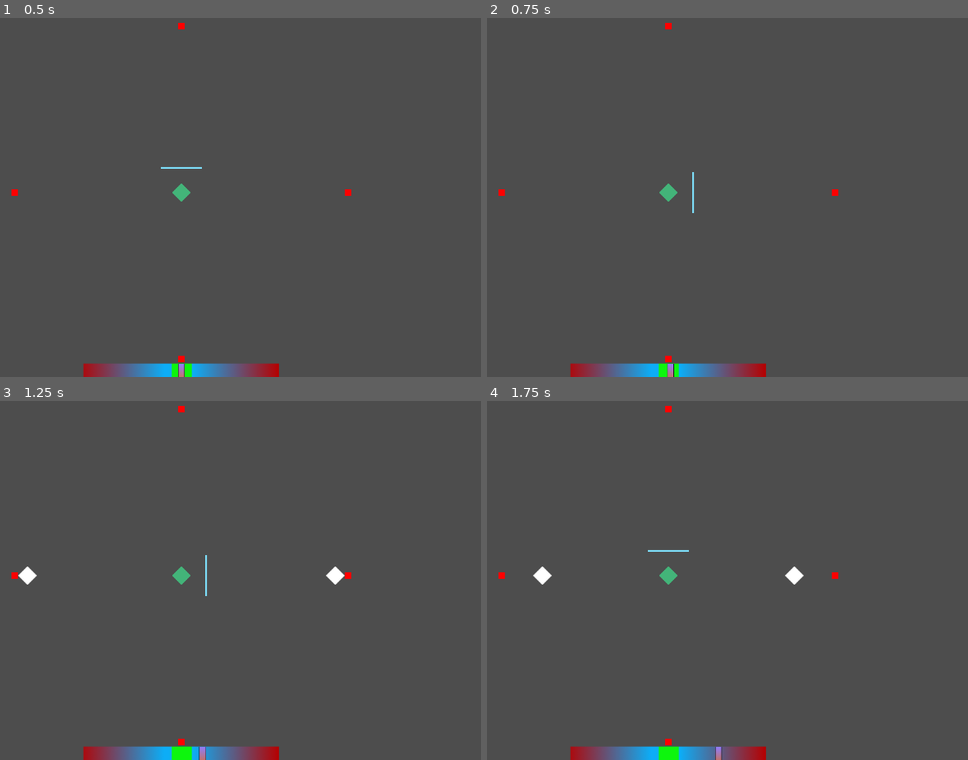
Above: before the commit, frames 1-4 (two rows, left to right).
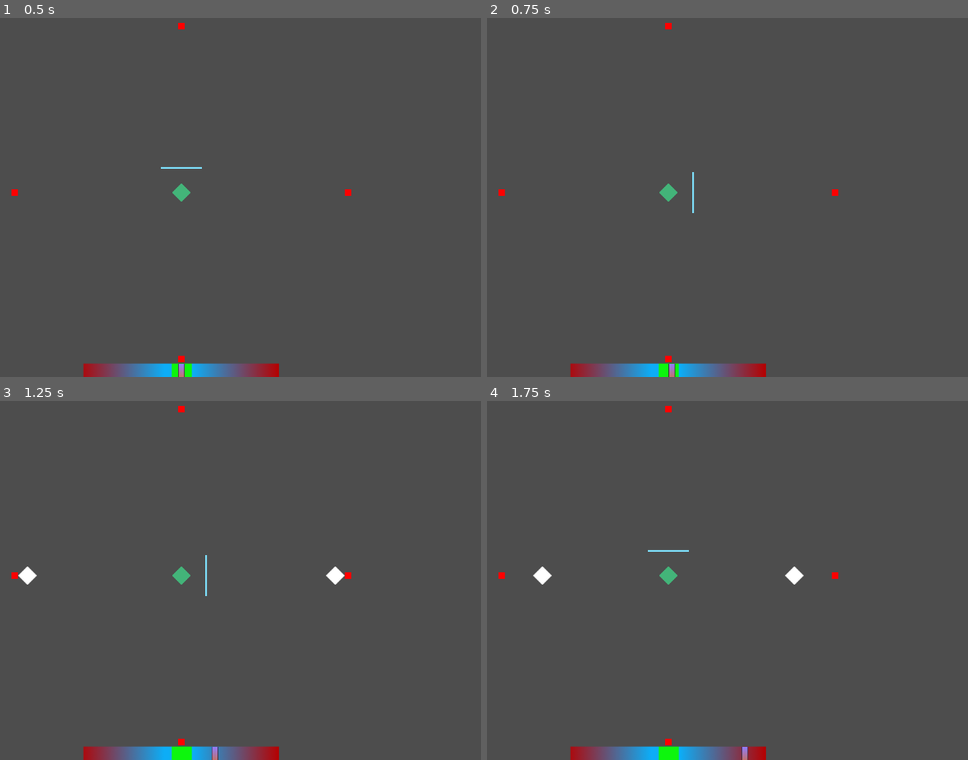
Above: after the commit, the same moments.

Repository: BluePolar282/Jame-Gam-58-2
Game: Godot game, scene res://Jame-Gam-58/Utilities/scenes/main_scene.tscn
Same seed, same stepped clock (60 frames per second), same inputs: the game is played once before the commit and once after it.
Inputs (mouse positions are in pixels of both pictures, inside the frame that each line leads up to):
- Up to frame 1 (0.5 s): no input
- Up to frame 2 (0.75 s): tap Enter at 0.5 s; move the mouse to (814, 172) at 0.52 s; hold D (right) from 0.53 s (still down)
- Up to frame 3 (1.25 s): keep holding D (right)
- Up to frame 4 (1.75 s): move the mouse to (535, 594) at 1.27 s; release D (right) at 1.28 s; hold W (down) from 1.28 s (still down)

Frame 1 is identical in both runs. In frame 2, less than 0.1% of the frame differs, in the area x 37-40%, y 96-100%; in frame 3, 0.1%, in the area x 41-46%, y 96-100%; in frame 4, 0.1%.

Commit message:
Balance bar falls when moved too far

Diff:
--- a/Jame-Gam-58/Utilities/scripts/balanceBar.gd
+++ b/Jame-Gam-58/Utilities/scripts/balanceBar.gd
@@ -3,14 +3,31 @@
 
 var velocity = 0.0
 const GRAVITY = 2.0
-const MOUSE_PULL = 0.5
+const MOUSE_PULL = 0.8
+
+
+
 
 func _process(delta):
-	var mouse_pos = get_global_mouse_position()
 
-	velocity += early_head.global_position.x * GRAVITY * delta
+	if early_head.global_position.x <= -300 or early_head.global_position.x >= 300 :
+		print("pass point of no return")
 
-	var pull = (mouse_pos.x - early_head.global_position.x) * MOUSE_PULL * delta
-	velocity += pull
+		velocity += early_head.global_position.x * GRAVITY * delta
 
-	early_head.global_position.x += velocity * delta
+		var pull = (0 - early_head.global_position.x) * MOUSE_PULL * delta
+		velocity += pull
+
+		early_head.global_position.x += velocity * delta
+
+	else:
+
+		var mouse_pos = get_global_mouse_position()
+
+		velocity += early_head.global_position.x * GRAVITY * delta
+
+		var pull = (mouse_pos.x - early_head.global_position.x) * MOUSE_PULL * delta
+		velocity += pull
+
+		early_head.global_position.x += velocity * delta
+		print(123123)
